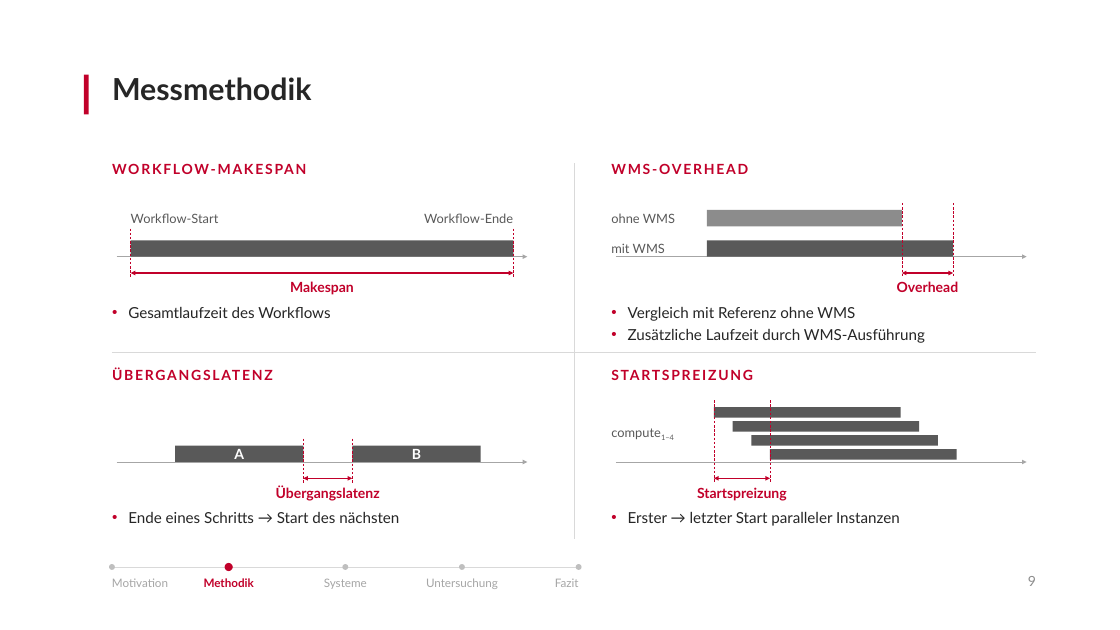
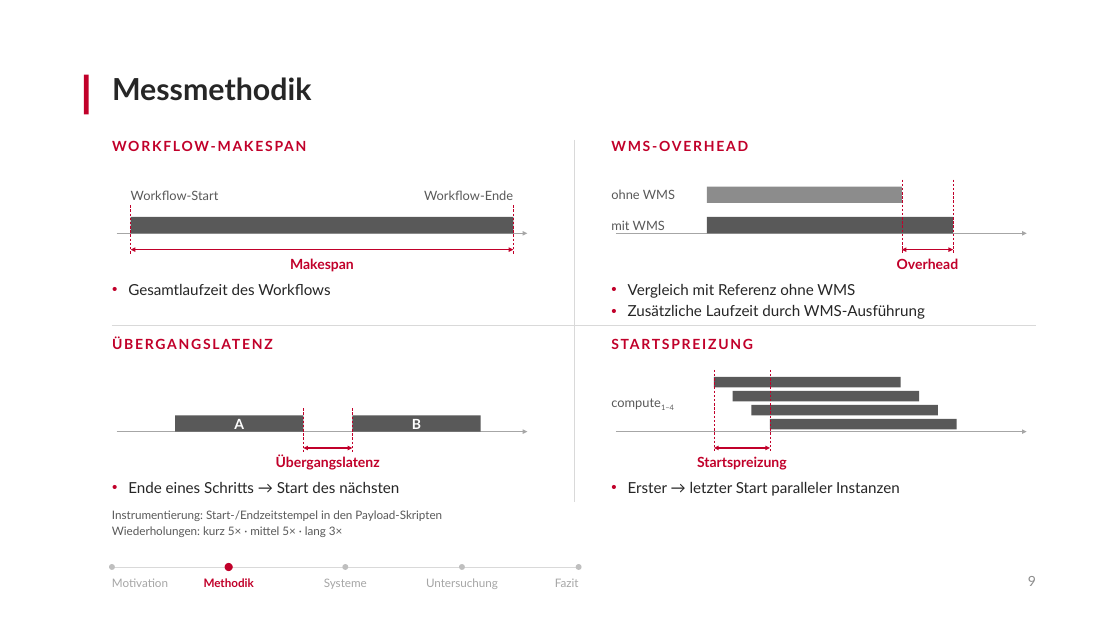
Before and after one commit to antahiri/bachelorarbeit-wms, a slide deck: slide 9 of Präsentation-Kolloqium.pptx. Drawn at 1120x630 pixels with LibreOffice and Linux fonts; fonts in the diff are those of the drawing. Boxes give left, top, right and bottom in pixels: in the first picture for what was removed or moved away, otherwise in the second. Text is boxed around its words. In the diff, an @@ line names an element or a change of style, - is before the commit and + after.

```diff
--- a/Präsentation-Kolloqium.pptx
+++ b/Präsentation-Kolloqium.pptx
@@ line moved from (574, 163) - (574, 539) to (574, 140) - (574, 502) @@
@@ 10 texts, 5 lines, 3 rectangles, 2 arrows, 2 double arrows moved together from (x1=112, y1=161, x2=1036, y2=352) to (x1=112, y1=138, x2=1036, y2=326) @@
@@ 6 rectangles, 5 texts, 4 lines, 2 arrows, 2 double arrows moved together from (x1=112, y1=366, x2=1037, y2=501) to (x1=112, y1=336, x2=1037, y2=470) @@
@@ text "Ende eines Schritts → Start ..." moved from (x1=128, y1=512, x2=399, y2=523) to (x1=128, y1=482, x2=399, y2=493) @@
@@ text "Erster → letzter Start paralleler ..." moved from (x1=628, y1=512, x2=900, y2=526) to (x1=628, y1=482, x2=900, y2=496) @@
@@ text added at (x1=112, y1=510, x2=442, y2=537), 10 pt, text #595959 @@
+Instrumentierung: Start-/Endzeitstempel in den Payload-Skripten
+Wiederholungen: kurz 5× · mittel 5× · lang 3×
```
Also in this commit, not shown: 1 other slide changed, 6 slides added.
